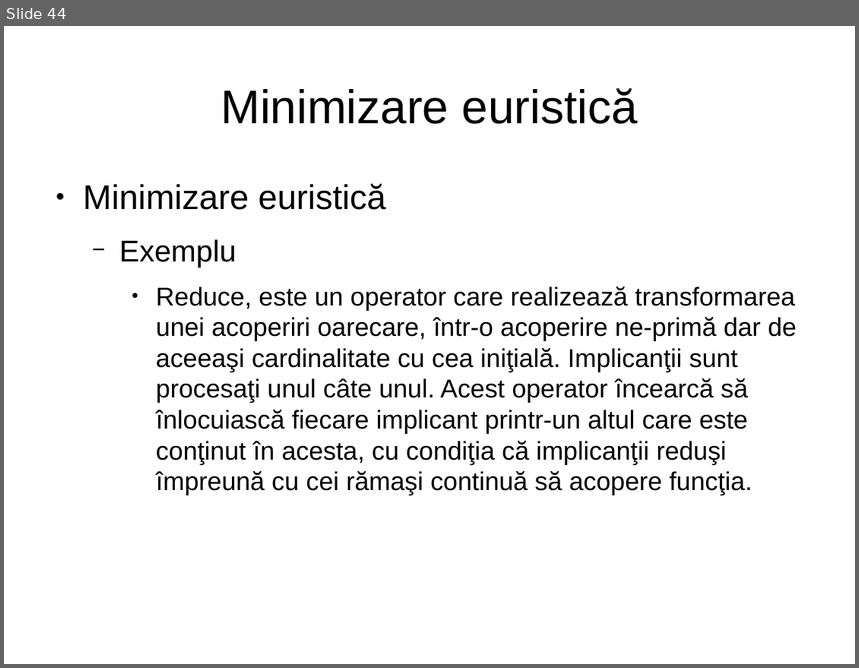
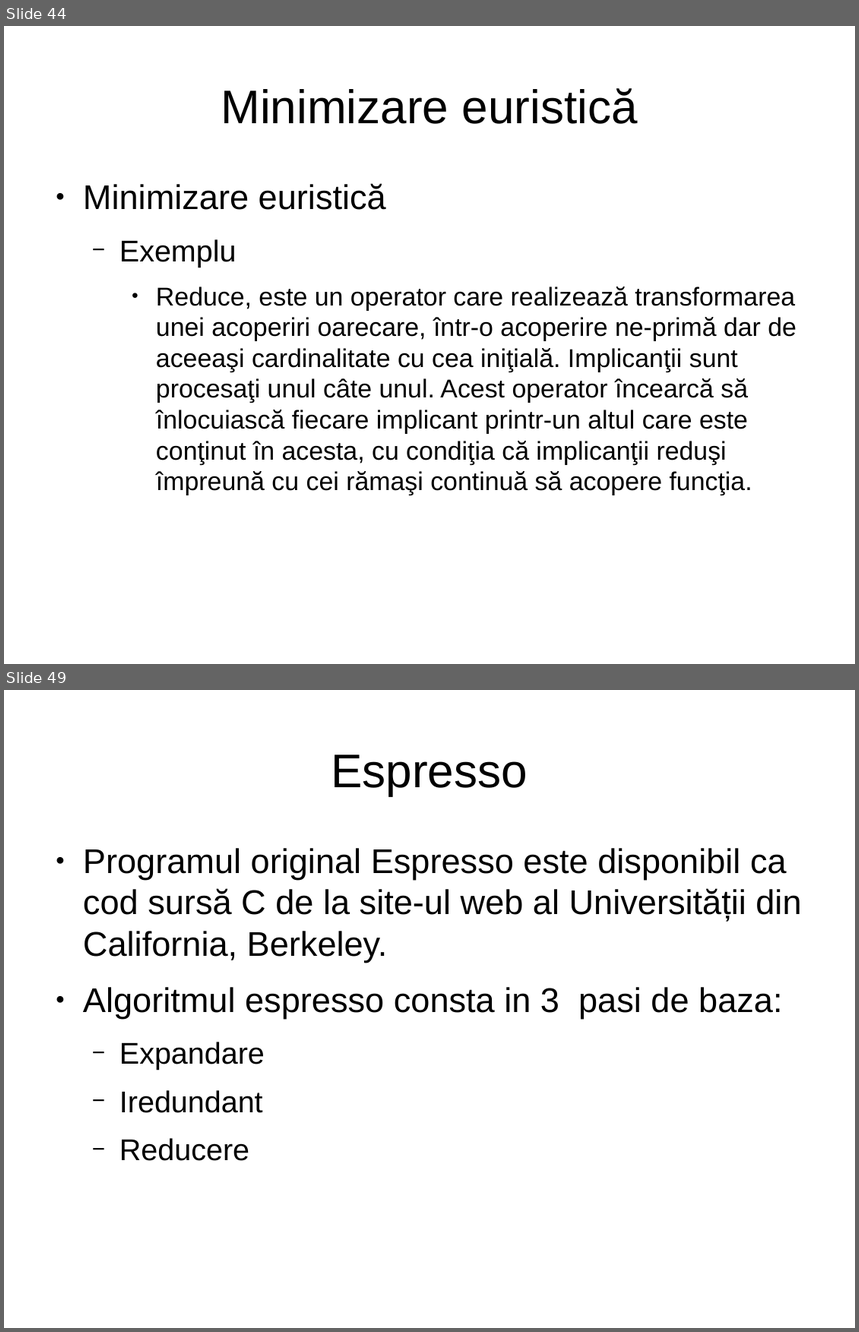
Before and after one commit to mohammadfayaj/Suport_HDL, a slide deck: Curs_3_Minimizarea_logica/FunctiiLogice2.3.odp. Shown one above the other, each under a label of ours: slide 44 before the commit, slides 44 and 49 after it; the slides between them are not shown. The pictures are 859x668 and 859x1332 pixels, drawn with LibreOffice and Linux fonts; fonts in the diff are those of the drawing. Boxes give left, top, right and bottom in pixels: in the first picture for what was removed or moved away, otherwise in the second. Text is boxed around its words. In the diff, an @@ line names an element or a change of style, - is before the commit and + after.

Commit message:
updated Espresso examples in prezentation

```diff
--- a/Curs_3_Minimizarea_logica/FunctiiLogice2.3.odp
+++ b/Curs_3_Minimizarea_logica/FunctiiLogice2.3.odp
@@ slide 49 added at [4,690,855,1328], background #FFFFFF @@
@@ title added at [331,755,528,796], 44 pt, text #000000 @@
+Espresso
@@ text added at [83,848,801,1161], 32 pt, text #000000 @@
+● Programul original Espresso este disponibil ca cod sursă C de la site-ul web al Universității din California, Berkeley.
+● Algoritmul espresso consta in 3 pasi de baza:
+  − Expandare
+  − Iredundant
+  − Reducere
```
Also in this commit, not shown: 17 slides changed, 5 other slides added, 1 slide removed, 1 other file.
